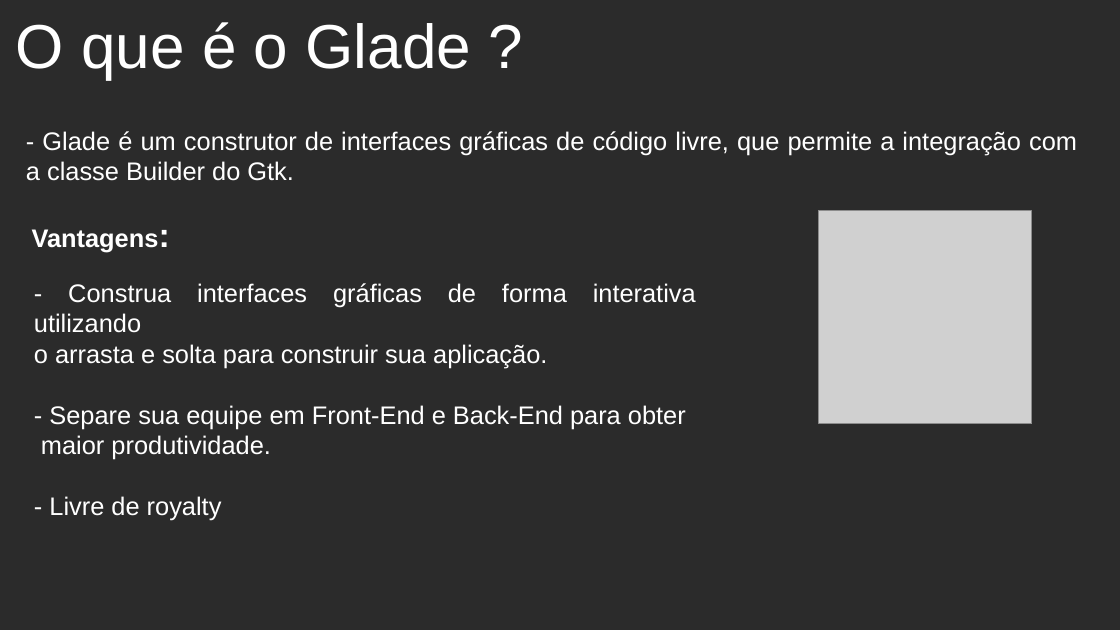
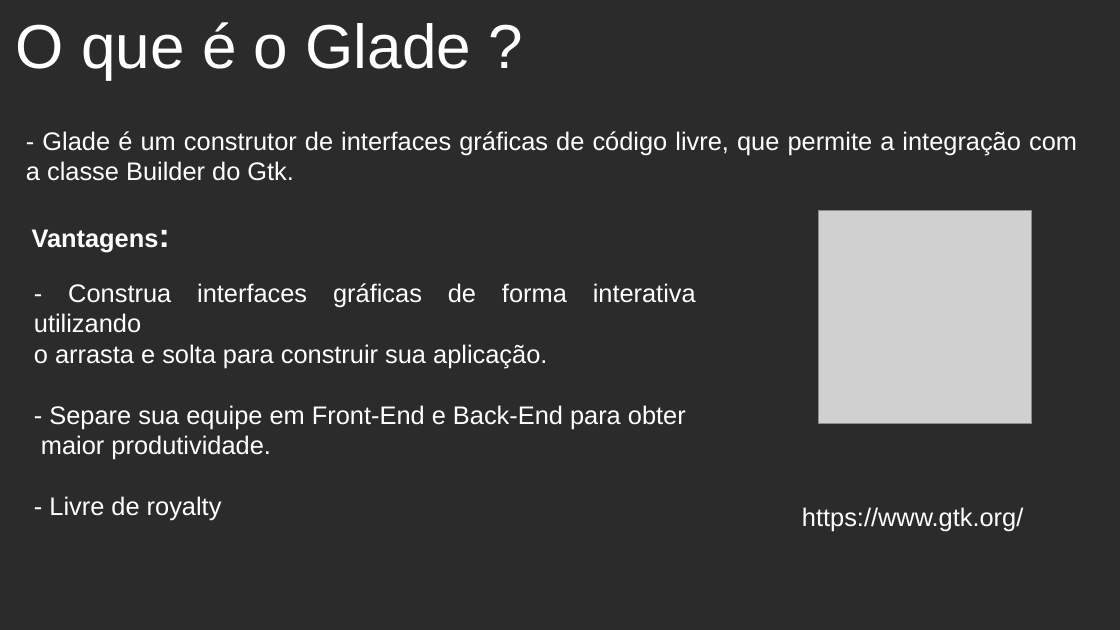
Before and after one commit to MichaelDeMattos/grupy, a slide deck: slide 7 of pylestra.odp. Drawn at 1120x630 pixels with LibreOffice and Linux fonts; fonts in the diff are those of the drawing; grey boxes stand for pictures; background and template pictures are left out; a plain dark background stands for a picture behind light text. Boxes give left, top, right and bottom in pixels: in the first picture for what was removed or moved away, otherwise in the second. Text is boxed around its words. In the diff, an @@ line names an element or a change of style, - is before the commit and + after.

```diff
--- a/pylestra.odp
+++ b/pylestra.odp
@@ text added at bbox=[802, 507, 1023, 531], 18 pt, text #FFFFFF @@
+https://www.gtk.org/
```
Also in this commit, not shown: 1 other slide changed.
